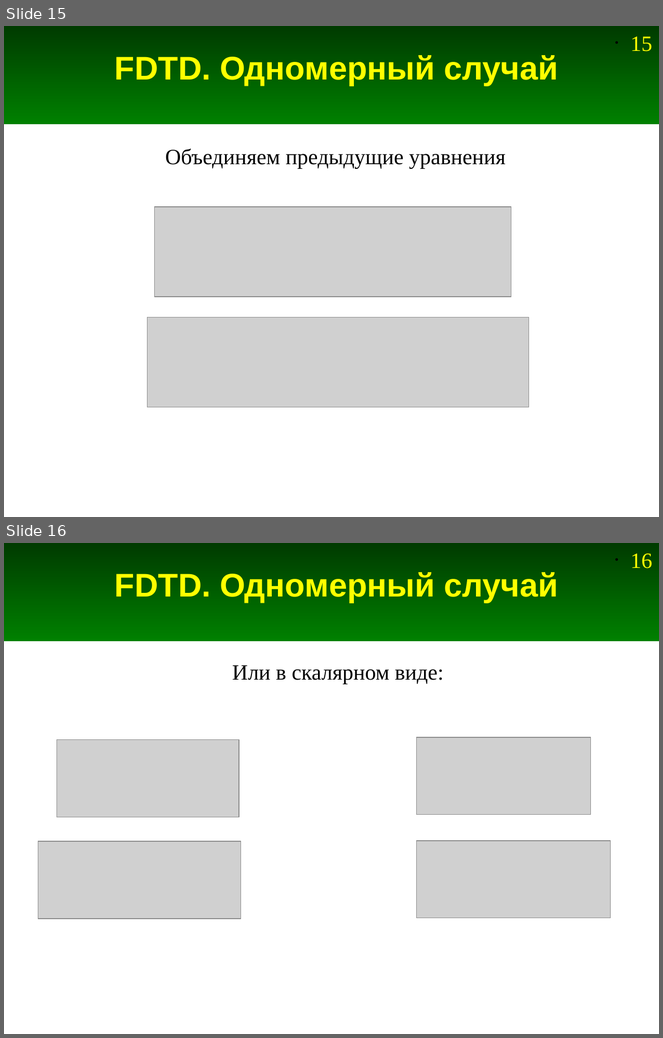
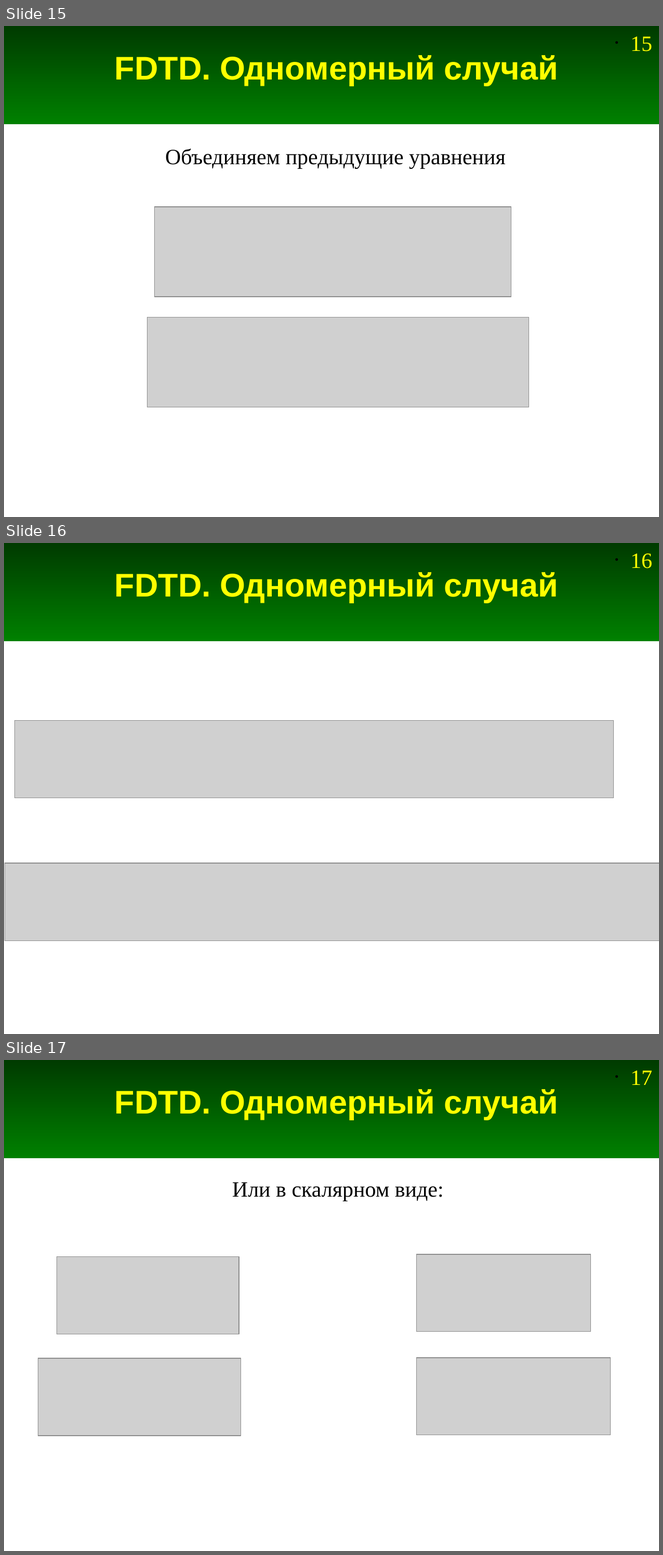
Before and after one commit to andris0147sv/modelling, a slide deck: presentations/2. FDTD.odp. Shown one above the other, each under a label of ours: slides 15 and 16 before the commit, slides 15, 16 and 17 after it. The pictures are 663x1038 and 663x1555 pixels, drawn with LibreOffice and Linux fonts; fonts in the diff are those of the drawing; grey boxes stand for pictures. Boxes give left, top, right and bottom in pixels: in the first picture for what was removed or moved away, otherwise in the second. Text is boxed around its words. In the diff, an @@ line names an element or a change of style, - is before the commit and + after.

```diff
--- a/presentations/2. FDTD.odp
+++ b/presentations/2. FDTD.odp
@@ slide 16 added at [4, 543, 659, 1034], background #FFFFFF; not listed: 2 template elements that a slide beside it also shows @@
@@ title added at [115, 572, 558, 603], 36 pt, text #FFFF00, bold @@
+FDTD. Одномерный случай
@@ picture added at [14, 720, 613, 798] @@
@@ picture added at [5, 863, 659, 941] @@
@@ what was slide 16 is now slide 17 @@
@@ page number at [631, 1070, 652, 1085]: text changed @@
-• 16
+• 17
```
Also in this commit, not shown: 1 other file.
